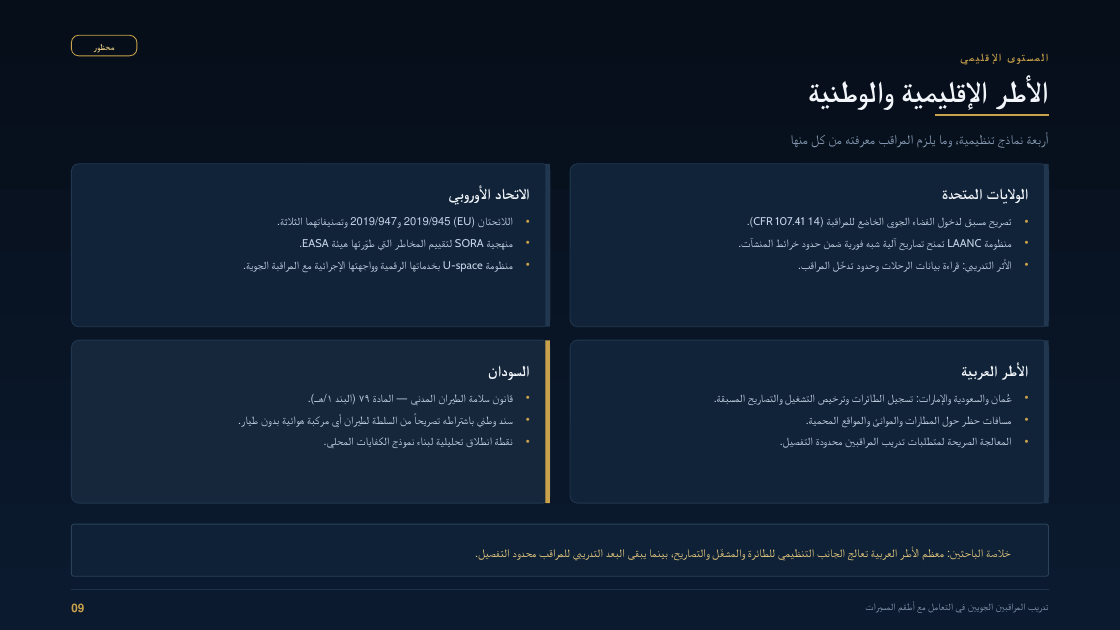
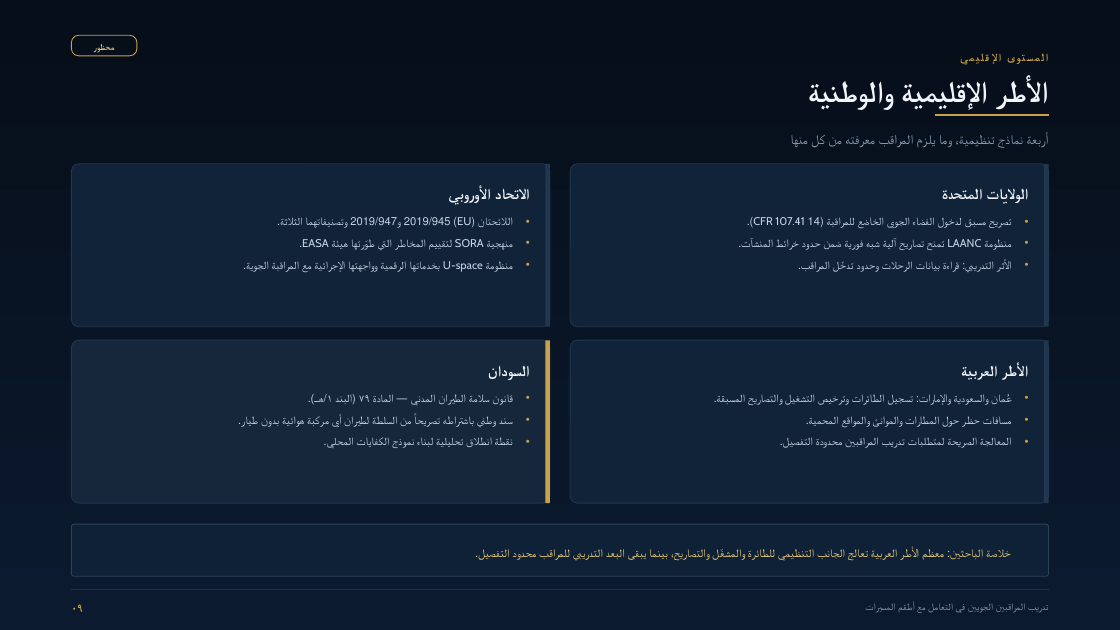
Before and after one commit to armour672/armour672, a slide deck: slide 9 of تدريب-المراقبين-الجويين-المسيرات.pptx. Drawn at 1120x630 pixels with LibreOffice and Linux fonts; fonts in the diff are those of the drawing. Boxes give left, top, right and bottom in pixels: in the first picture for what was removed or moved away, otherwise in the second. Text is boxed around its words. In the diff, an @@ line names an element or a change of style, - is before the commit and + after.

```diff
--- a/تدريب-المراقبين-الجويين-المسيرات.pptx
+++ b/تدريب-المراقبين-الجويين-المسيرات.pptx
@@ text at (x1=71, y1=604, x2=83, y2=612): text changed @@
-09
+٠٩
```
Also in this commit, not shown: 26 other slides changed, 4 other files.
